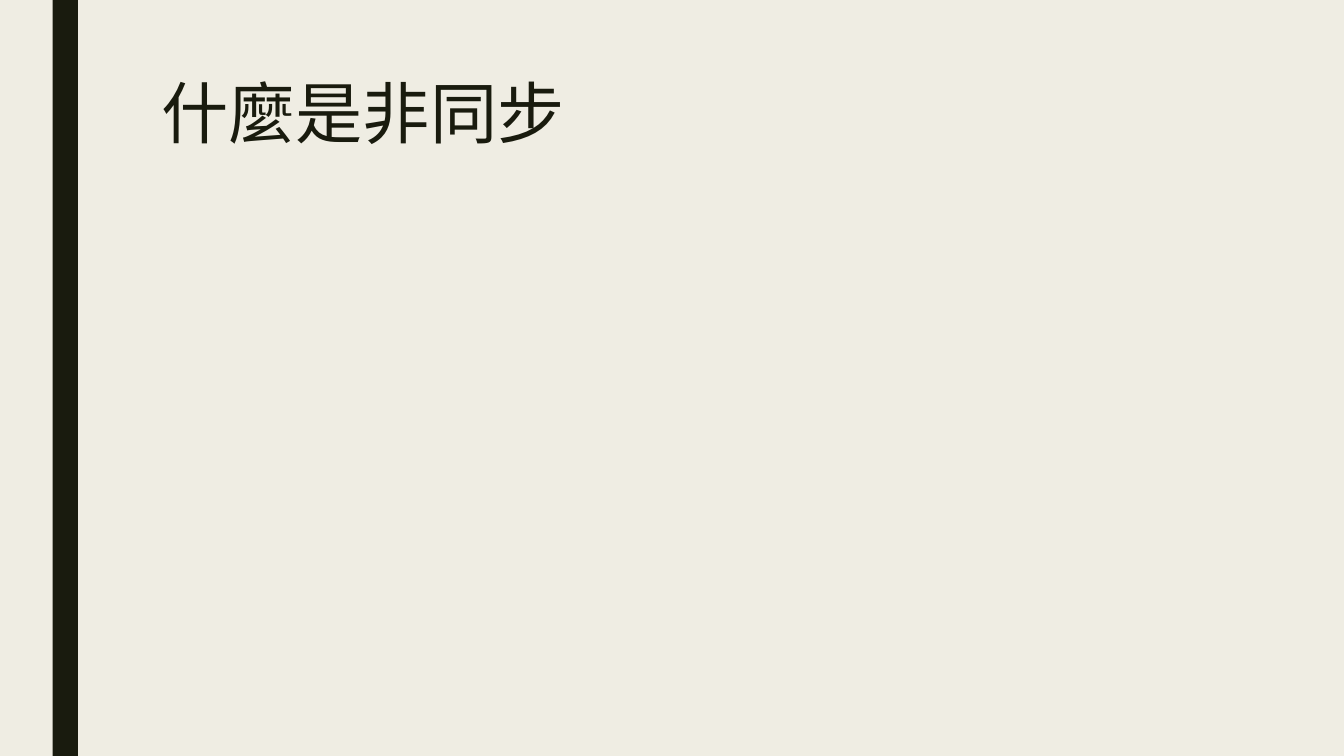
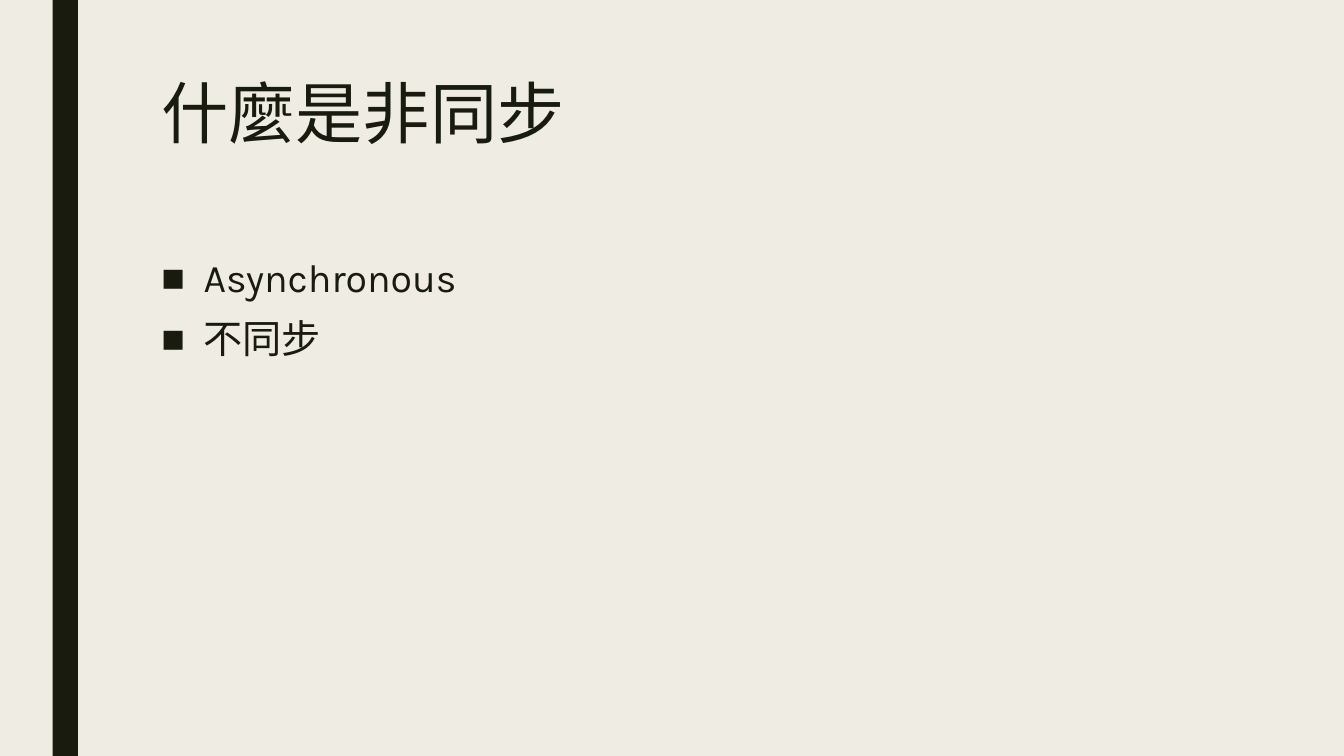
Before and after one commit to ryans610/.NET-Async-Basic, a slide deck: slide 3 of .NET非同步入門.pptx (slide 4 before the commit). Drawn at 1344x756 pixels with LibreOffice and Linux fonts; fonts in the diff are those of the drawing. Boxes give left, top, right and bottom in pixels: in the first picture for what was removed or moved away, otherwise in the second. Text is boxed around its words. In the diff, an @@ line names an element or a change of style, - is before the commit and + after.

```diff
--- a/.NET非同步入門.pptx
+++ b/.NET非同步入門.pptx
@@ text added at <box>204,265,457,357</box>, 28 pt, text #191B0E @@
+■ Asynchronous
+■ 不同步
```
Also in this commit, not shown: 4 other slides changed, 14 slides added, 2 slides removed, 4 other files.
